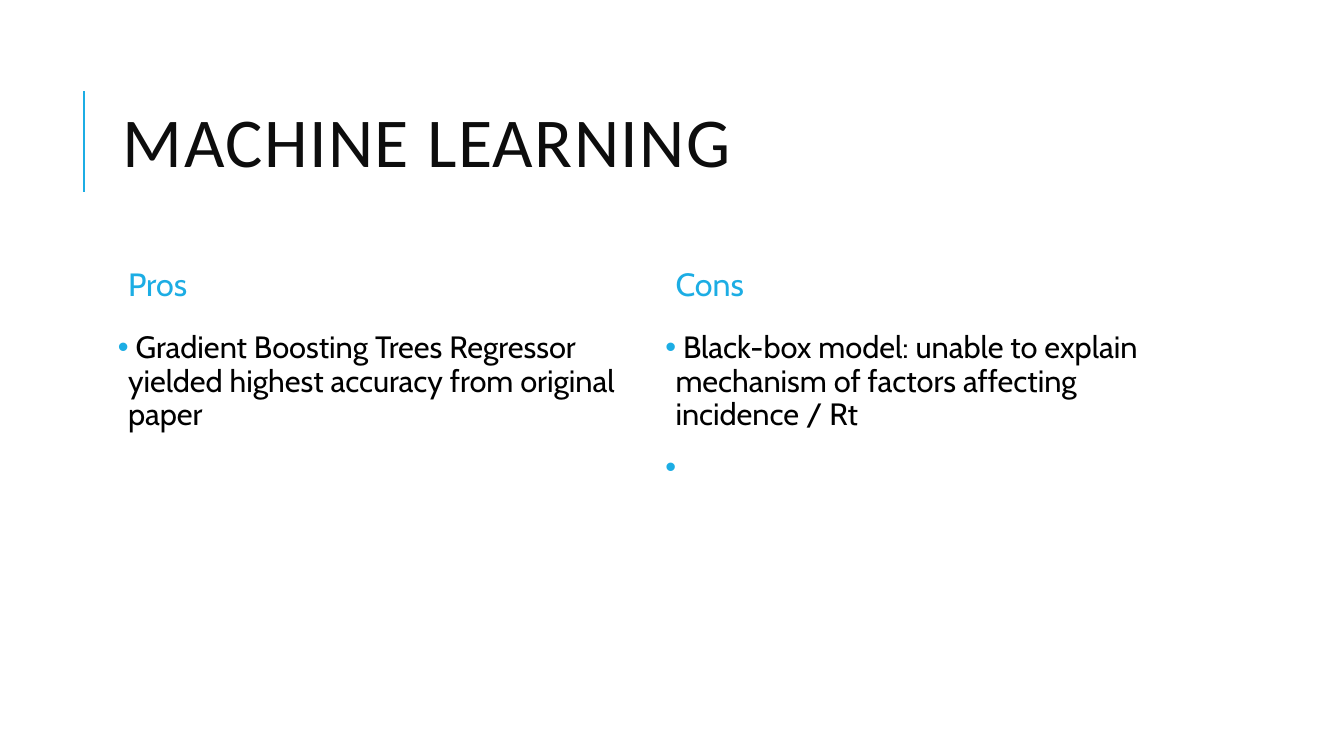
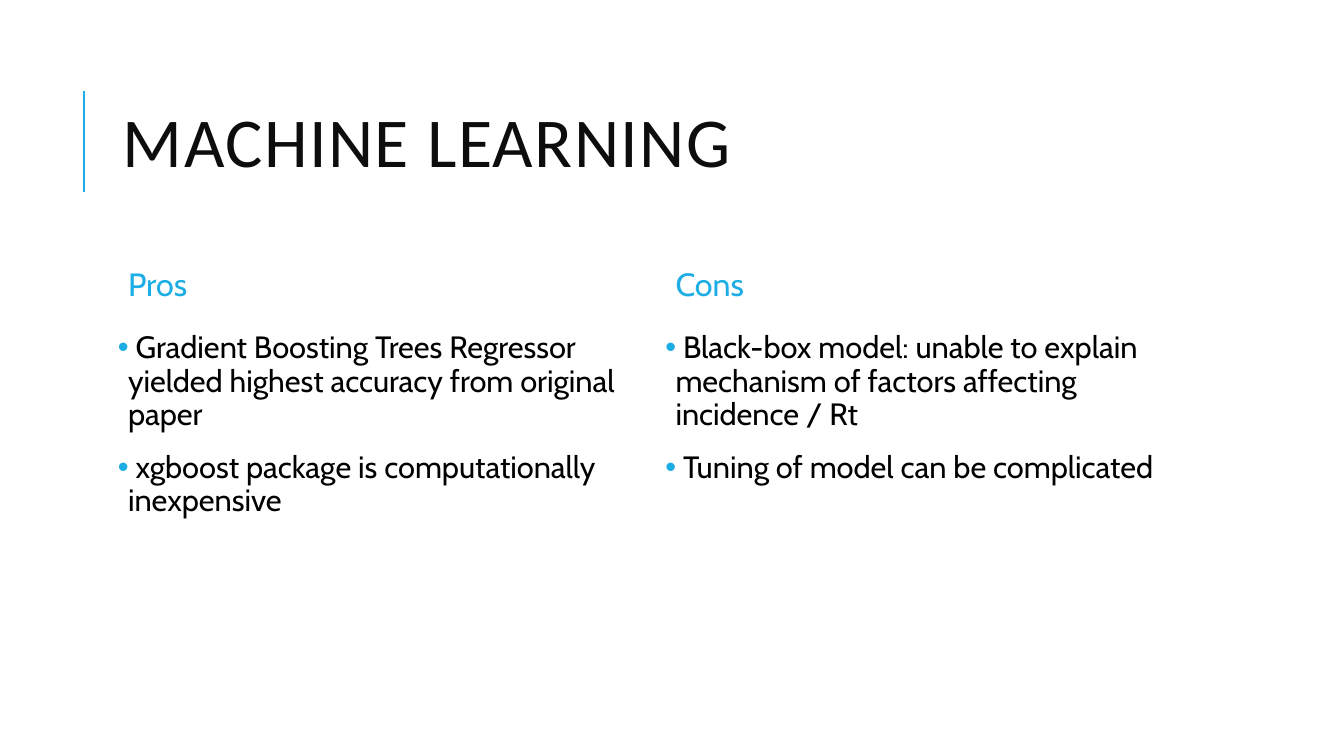
Before and after one commit to florencema1/rtestww, a slide deck: slide 18 of Presentation 1.pptx (slide 16 before the commit). Drawn at 1344x756 pixels with LibreOffice and Linux fonts; fonts in the diff are those of the drawing. Boxes give left, top, right and bottom in pixels: in the first picture for what was removed or moved away, otherwise in the second. Text is boxed around its words. In the diff, an @@ line names an element or a change of style, - is before the commit and + after.

```diff
--- a/Presentation 1.pptx
+++ b/Presentation 1.pptx
@@ text at box(128, 455, 595, 518): paragraph added @@
+• xgboost package is computationally inexpensive
@@ text at box(683, 455, 1153, 484): paragraph added @@
+• Tuning of model can be complicated
```
Also in this commit, not shown: 9 other slides changed, 2 slides added, 15 other files.
